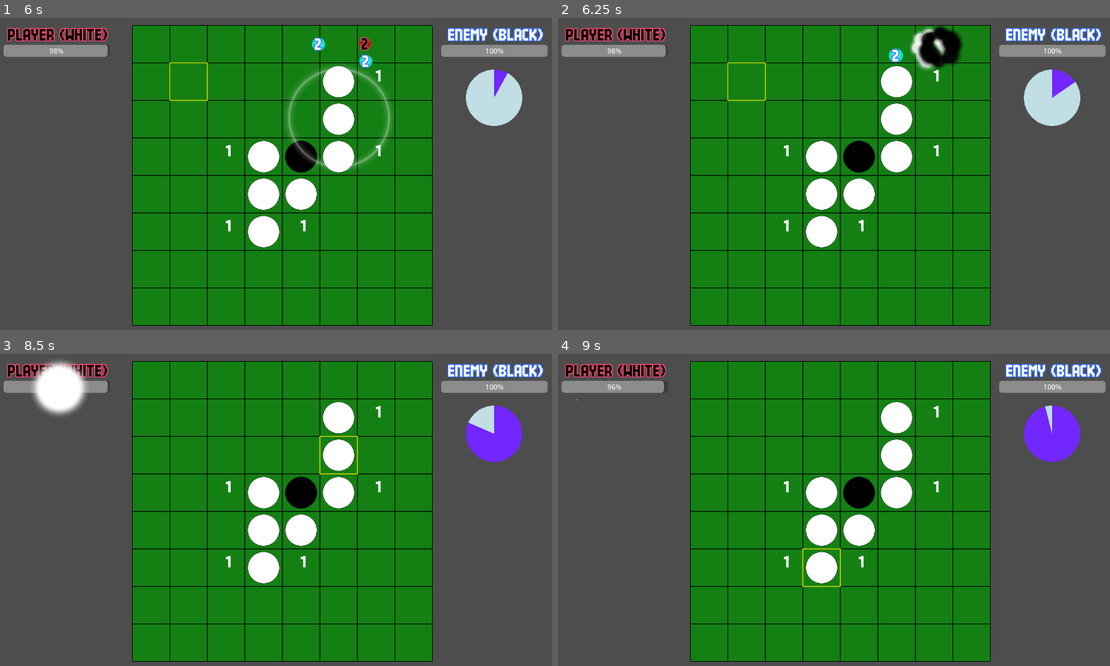
Above: before the commit, frames 1-4 (two rows, left to right).
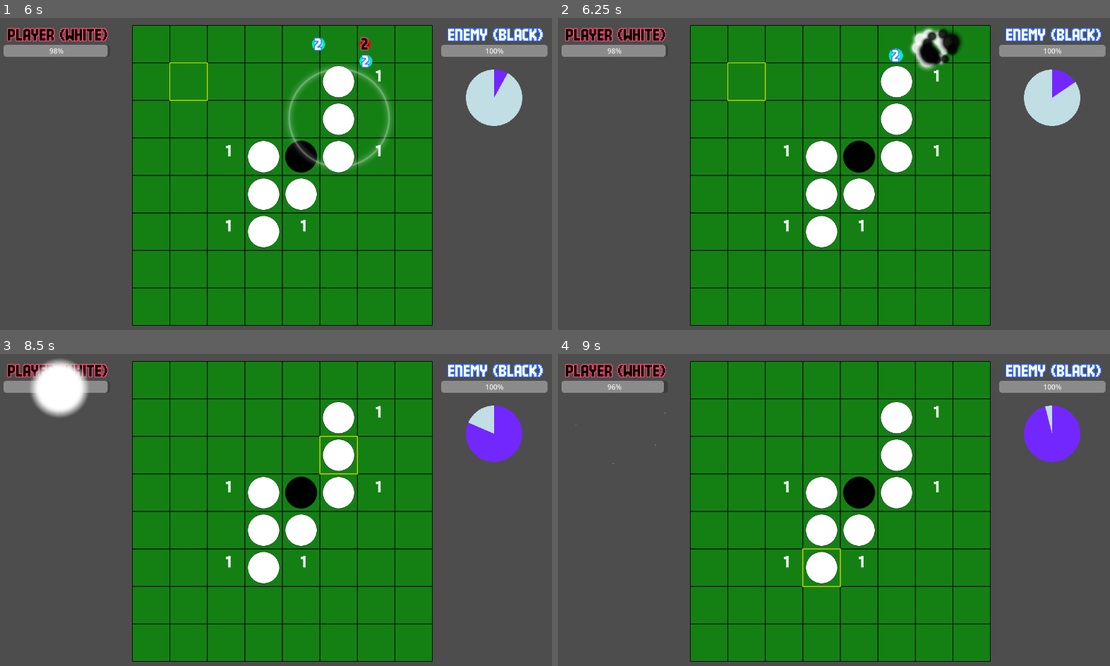
Above: after the commit, the same moments.

Repository: syun77/gd_realtime_reversi
Game: Godot game, scene res://src/scenes/Main.tscn
The game is run twice, just before and just after one commit, with the same random seed, the same clock (stepped at 60 frames per second) and the same inputs.
Inputs (mouse positions are in pixels of both pictures, inside the frame that each line leads up to):
- Up to frame 1 (6 s): move the mouse to (408, 158) at 0.52 s; click (408, 158) at 0.6 s; move the mouse to (171, 192) at 1.27 s; click (171, 192) at 1.35 s; move the mouse to (336, 105) at 2.02 s; click (336, 105) at 2.1 s; move the mouse to (253, 239) at 2.77 s; click (253, 239) at 2.85 s; move the mouse to (452, 223) at 3.52 s; click (452, 223) at 3.6 s; move the mouse to (110, 127) at 4.27 s; click (110, 127) at 4.35 s; move the mouse to (309, 174) at 5.02 s; click (309, 174) at 5.1 s; move the mouse to (198, 96) at 5.77 s; click (198, 96) at 5.85 s
- Up to frame 2 (6.25 s): no input
- Up to frame 3 (8.5 s): move the mouse to (408, 494) at 6.52 s; click (408, 494) at 6.6 s; move the mouse to (171, 528) at 7.27 s; click (171, 528) at 7.35 s; move the mouse to (336, 441) at 8.02 s; click (336, 441) at 8.1 s
- Up to frame 4 (9 s): move the mouse to (811, 575) at 8.77 s; click (811, 575) at 8.85 s

Frame 1 is identical in both runs. In frame 2, 0.4% of the frame differs, in the area x 65-74%, y 2-17%; in frame 3, 0.4%, in the area x 5-16%, y 1-20%; in frame 4, less than 0.1%.

Commit message:
破棄済みのエネルギーボールと衝突して相殺してしまう不具合を修正

Diff:
--- a/gd-realtime-reversi/src/objects/EnergyBall.gd
+++ b/gd-realtime-reversi/src/objects/EnergyBall.gd
@@ -87,7 +87,7 @@
 
 # 相殺処理.
 func cancel_out(e:EnergyBall) -> void:
-	# タイプが異なるエネルギーボール同士が衝突したら、両方とも消える.
+	# タイプが異なるエネルギーボール同士が衝突したら相殺処理.
 	if e.get_type() != get_type():
 		var my_dmg = get_damage()
 		var other_dmg = e.get_damage()
@@ -174,8 +174,14 @@
 
 # 衝突.
 func _on_area_entered(area: Area2D) -> void:
+	if is_queued_for_deletion():
+		return # すでに消滅処理中の場合は無視.
+
 	if area is EnergyBall:
 		var ball = area as EnergyBall
+		if ball.is_queued_for_deletion():
+			return # すでに消滅処理中の場合は無視.
+
 		if ball._type != _type:
 			# タイプが異なるエネルギーボール同士が衝突したら、相殺処理を行う.
 			cancel_out(ball)
